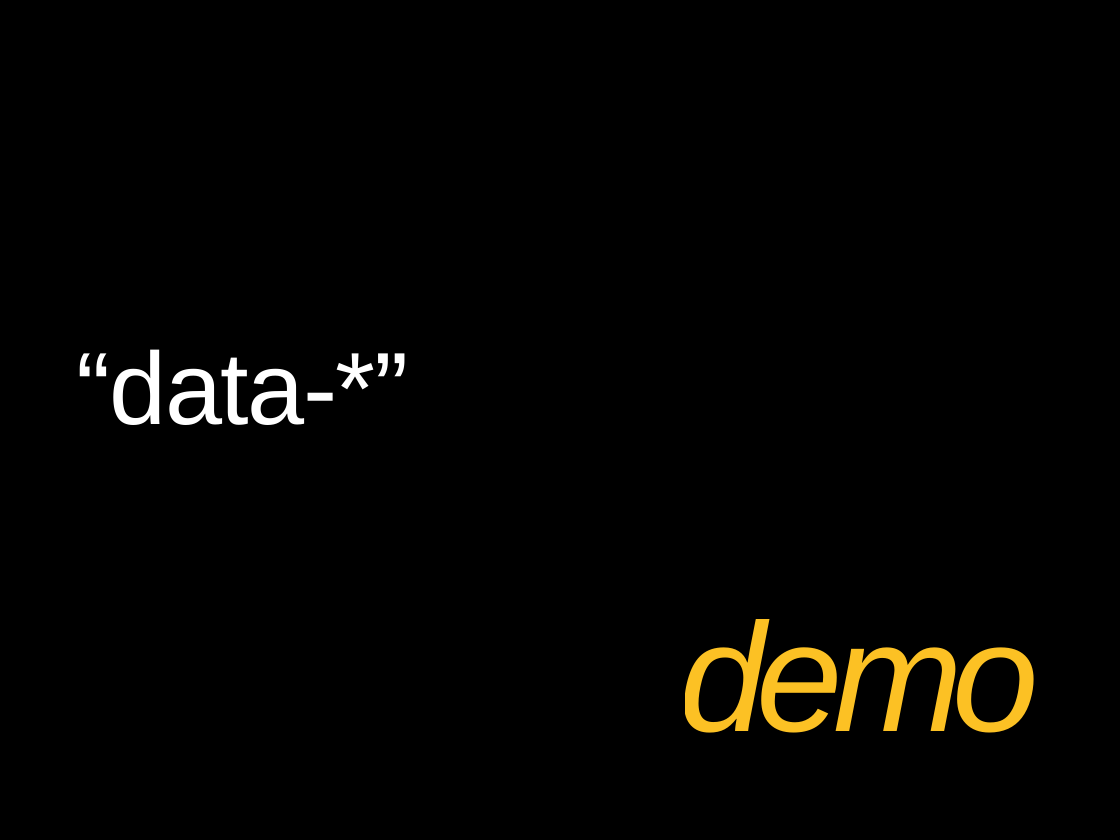
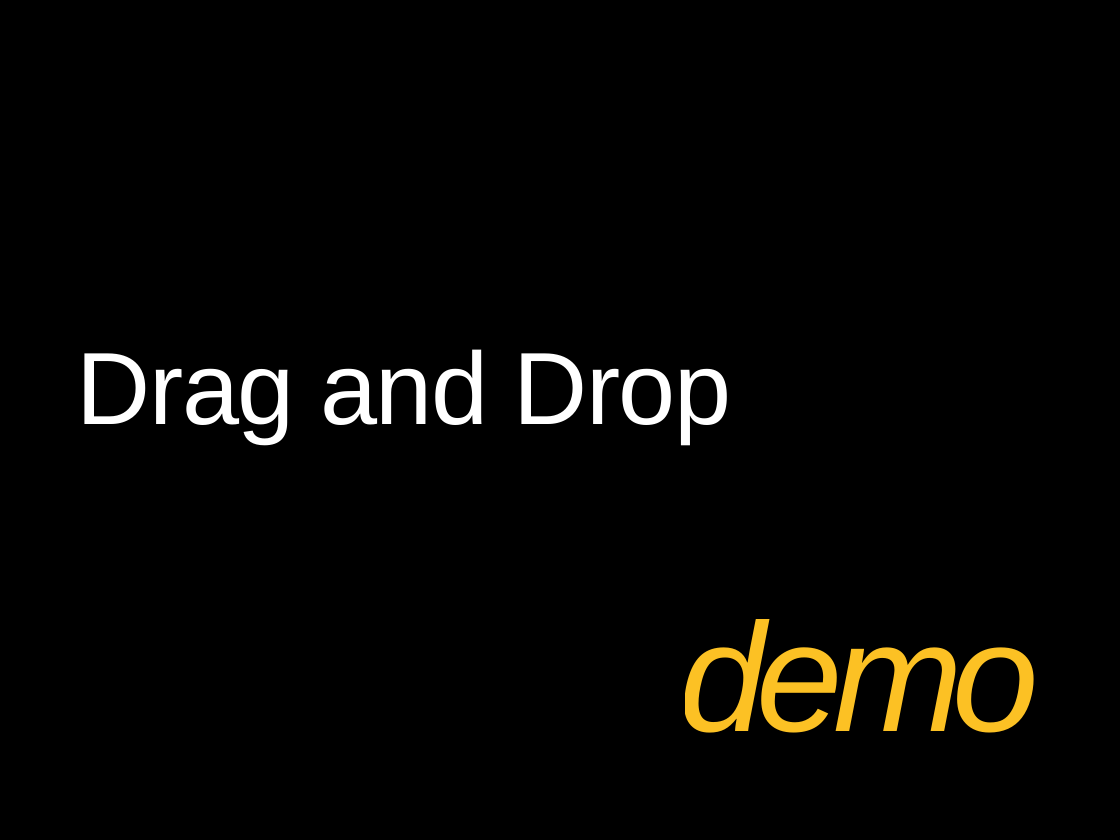
Before and after one commit to theClarkSell/HTML5-Compiler, a slide deck: slide 27 of 4 - JavaScript API/JavaScript APIs.pptx (slide 20 before the commit). Drawn at 1120x840 pixels with LibreOffice and Linux fonts; fonts in the diff are those of the drawing; background and template pictures are left out. Boxes give left, top, right and bottom in pixels: in the first picture for what was removed or moved away, otherwise in the second. Text is boxed around its words. In the diff, an @@ line names an element or a change of style, - is before the commit and + after.

```diff
--- a/4 - JavaScript API/JavaScript APIs.pptx
+++ b/4 - JavaScript API/JavaScript APIs.pptx
@@ title at (77,349,732,443): text changed @@
-“data-*”
+Drag and Drop
```
Also in this commit, not shown: 7 other slides changed, 19 slides added, 13 slides removed, 2 other files.
